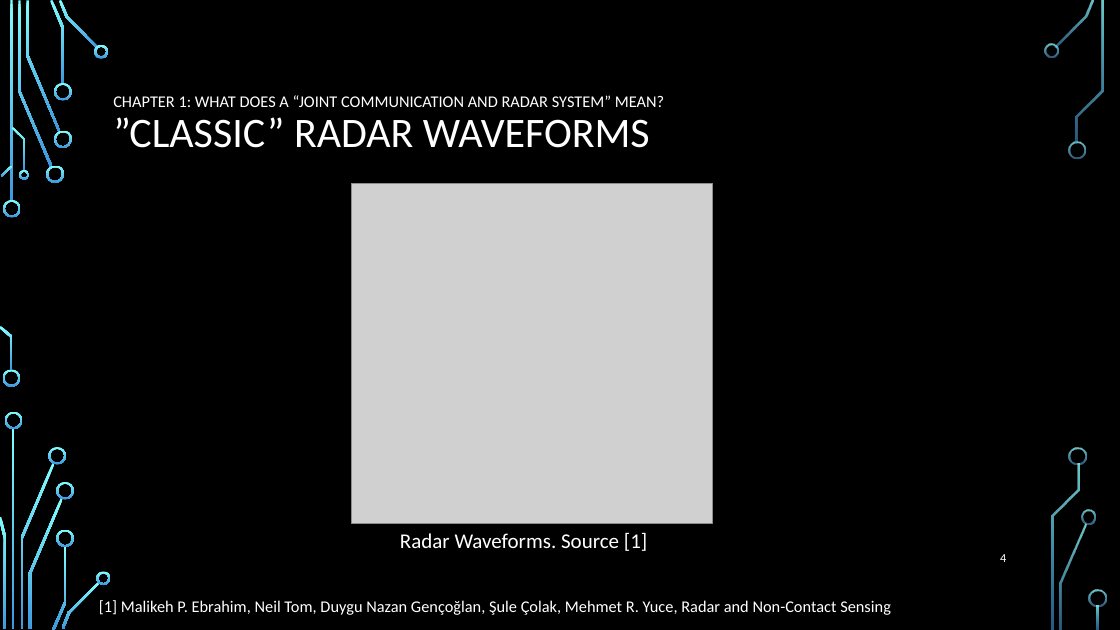
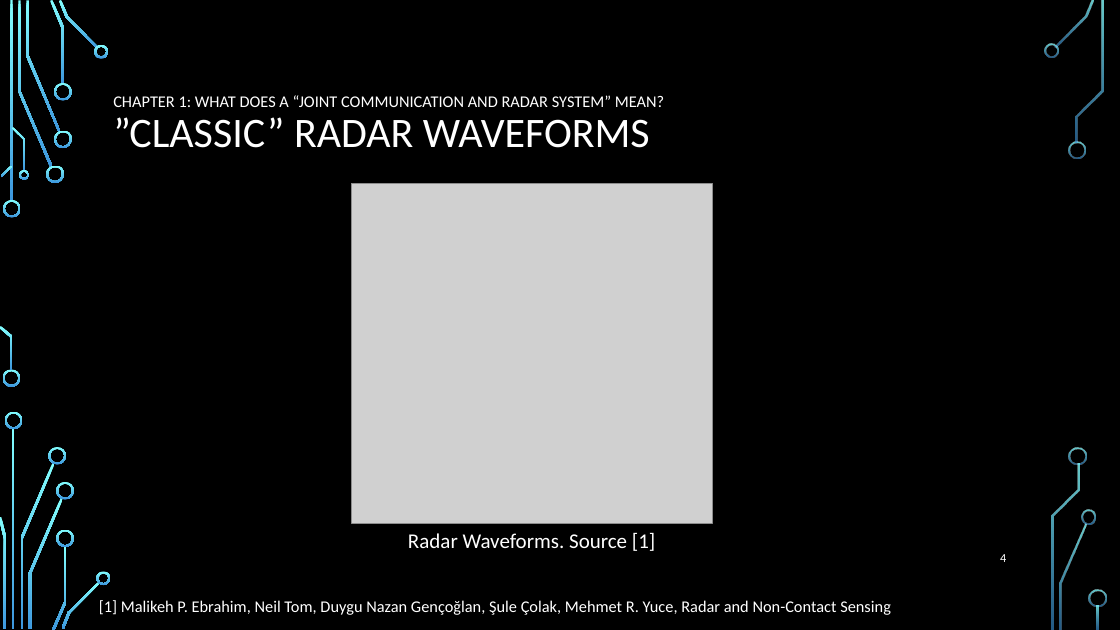
Before and after one commit to roryschram/masters, a slide deck: slide 4 of presentations/SARIG/sarig_rory_schram.pptx. Drawn at 1120x630 pixels with LibreOffice and Linux fonts; fonts in the diff are those of the drawing; grey boxes stand for pictures; background and template pictures are left out. Boxes give left, top, right and bottom in pixels: in the first picture for what was removed or moved away, otherwise in the second. Text is boxed around its words. In the diff, an @@ line names an element or a change of style, - is before the commit and + after.

```diff
--- a/presentations/SARIG/sarig_rory_schram.pptx
+++ b/presentations/SARIG/sarig_rory_schram.pptx
@@ text "Radar Waveforms. Source [1]" at box(408, 532, 655, 551): alignment left to centre @@
```
Also in this commit, not shown: 4 other slides changed, 7 slides added, 10 slides removed.
